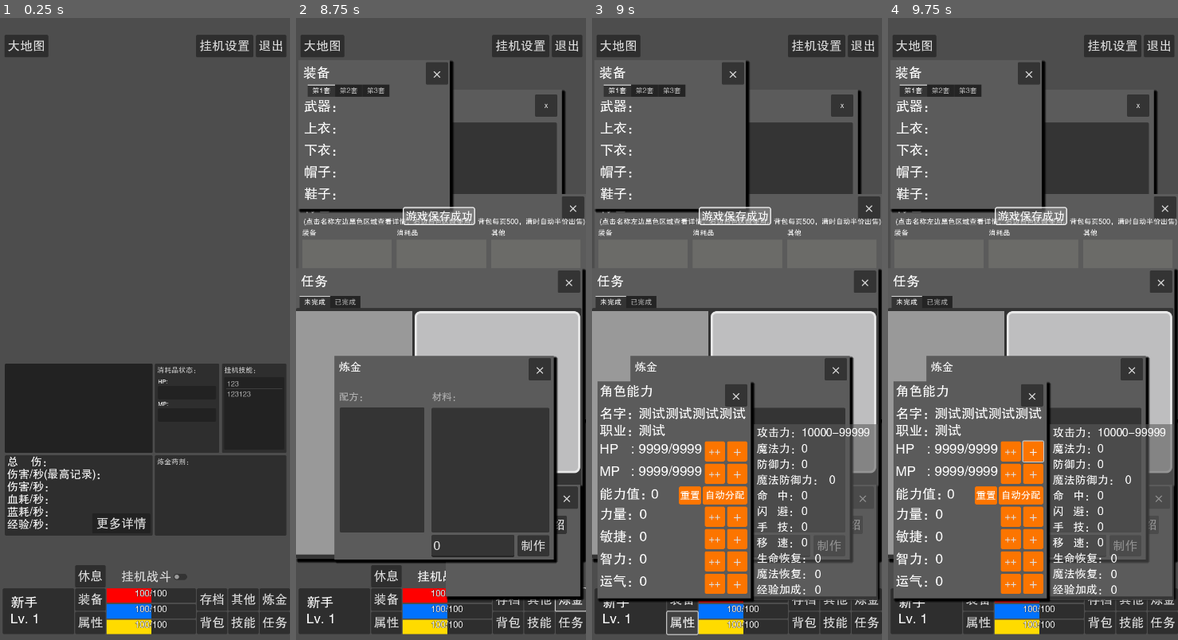
Above: before the commit, frames 1-4 (left to right).
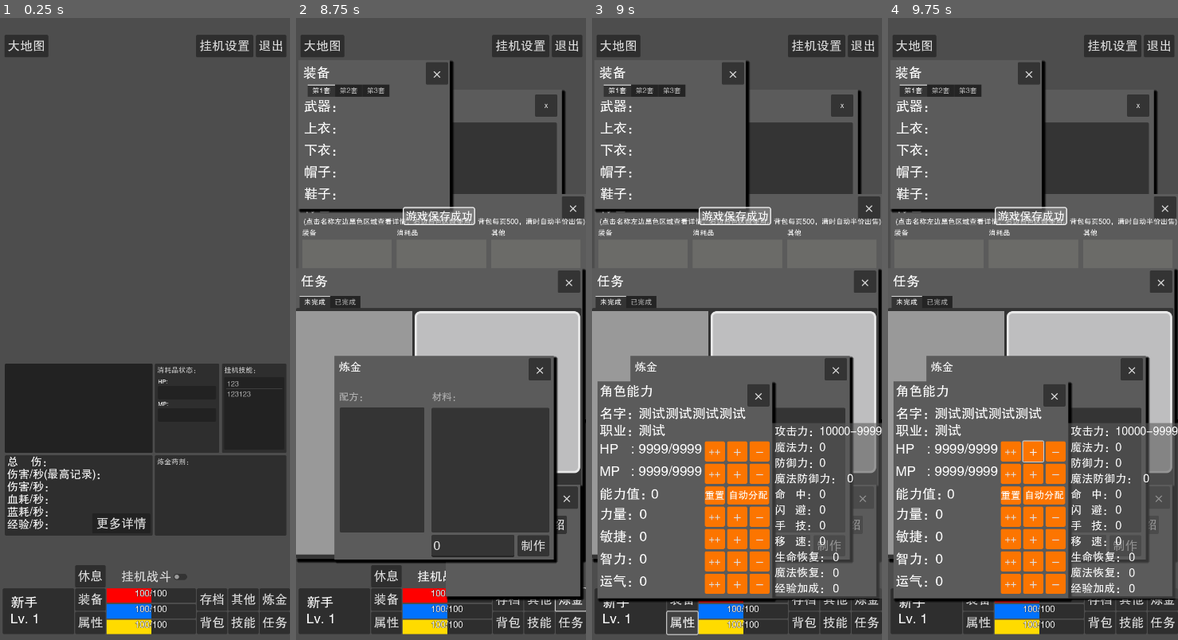
Above: after the commit, the same moments.

Repository: limingboGitHub/TextAdventure
Game: Godot game, scene res://src/scenes/game/world.tscn
Two runs of this game, one before a commit and one after it. Both use one fixed random seed, a clock stepped at 60 frames per second and the inputs below. This scene is started directly instead of the project's main scene.
Inputs:
- Up to frame 1 (0.25 s): no input
- Up to frame 2 (8.75 s): click "大地图" at 0.5 s; click "休息" at 1.25 s; click "挂机战斗" at 2 s; click "背包" at 2.75 s; click "装备" at 3.5 s; click "技能" at 4.25 s; click "任务" at 5 s; click "其他" at 5.75 s; click "存档" at 6.5 s; click "挂机设置" at 7.25 s; click "炼金" at 8 s
- Up to frame 3 (9 s): click "属性" at 8.75 s
- Up to frame 4 (9.75 s): click "+" at 9.5 s

Frames 1-2 are identical in both runs. In frame 3, 5.4% of the frame differs, in the area x 29-100%, y 58-94%; in frame 4, 5.4%.
Error in both runs: Attempt to call function 'get_as_text' in base 'null instance' on a null instance. (res://src/core/res_manager.gd:221)

Commit message:
feat: 人物属性调整新增减少按钮

Diff:
--- a/src/core/data_player.gd
+++ b/src/core/data_player.gd
@@ -325,19 +325,40 @@
 func alloc_ability(type: int,count: int):
 	if allot_point < count:
 		return
-	allot_point -= count
+
 	if type == 0:
+		# 如果是减少属性点，且属性点不够减，则退出
+		if count < 0 and attribute.ability_dic[ATTRIBUTE_ALLOC].hp + count < 0:
+			return
 		attribute.ability_dic[ATTRIBUTE_ALLOC].hp += count
 	elif type == 1:
+		# 如果是减少属性点，且属性点不够减，则退出
+		if count < 0 and attribute.ability_dic[ATTRIBUTE_ALLOC].mp + count < 0:
+			return
 		attribute.ability_dic[ATTRIBUTE_ALLOC].mp += count
 	elif type == 2:
+		# 如果是减少属性点，且属性点不够减，则退出
+		if count < 0 and attribute.ability_dic[ATTRIBUTE_ALLOC].power + count < 0:
+			return
 		attribute.ability_dic[ATTRIBUTE_ALLOC].power += count
 	elif type == 3:
+		# 如果是减少属性点，且属性点不够减，则退出
+		if count < 0 and attribute.ability_dic[ATTRIBUTE_ALLOC].agility + count < 0:
+			return
 		attribute.ability_dic[ATTRIBUTE_ALLOC].agility += count
 	elif type == 4:
+		# 如果是减少属性点，且属性点不够减，则退出
+		if count < 0 and attribute.ability_dic[ATTRIBUTE_ALLOC].intelligence + count < 0:
+			return
 		attribute.ability_dic[ATTRIBUTE_ALLOC].intelligence += count
 	elif type == 5:
+		# 如果是减少属性点，且属性点不够减，则退出
+		if count < 0 and attribute.ability_dic[ATTRIBUTE_ALLOC].luck + count < 0:
+			return
 		attribute.ability_dic[ATTRIBUTE_ALLOC].luck += count
+
+	allot_point -= count
+
 	attribute.update()
 
 
--- a/src/scenes/dialog/player_attri_dialog.gd
+++ b/src/scenes/dialog/player_attri_dialog.gd
@@ -180,3 +180,27 @@
 
 func _on_mpl_all_bt_pressed() -> void:
 	data_player.alloc_ability(1,data_player.allot_point)
+
+
+func _on_hp_reduce_bt_pressed() -> void:
+	data_player.alloc_ability(0,-1)
+
+
+func _on_mp_reduce_bt_pressed() -> void:
+	data_player.alloc_ability(1,-1)
+
+
+func _on_power_reduce_bt_pressed() -> void:
+	data_player.alloc_ability(2,-1)
+
+
+func _on_agility_reduce_bt_pressed() -> void:
+	data_player.alloc_ability(3,-1)
+
+
+func _on_intel_reduce_bt_pressed() -> void:
+	data_player.alloc_ability(4,-1)
+
+
+func _on_luck_reduce_bt_pressed() -> void:
+	data_player.alloc_ability(5,-1)
--- a/src/scenes/dialog/player_attri_dialog.tscn
+++ b/src/scenes/dialog/player_attri_dialog.tscn
@@ -33,10 +33,10 @@
 
 [node name="PlayerAttriDialog" type="Panel"]
 custom_minimum_size = Vector2(0, 485)
-offset_left = 10.0
-offset_top = 799.0
-offset_right = 353.0
-offset_bottom = 1284.0
+offset_left = 2.0
+offset_top = 798.0
+offset_right = 393.0
+offset_bottom = 1283.0
 theme_override_styles/panel = ExtResource("1_2paxl")
 script = ExtResource("1_rwbjo")
 
@@ -119,6 +119,17 @@
 theme_override_styles/normal = SubResource("StyleBoxFlat_40mwk")
 text = "+"
 
+[node name="HpReduceBt" type="Button" parent="Hp"]
+layout_mode = 0
+offset_left = 335.0
+offset_right = 380.0
+offset_bottom = 45.0
+theme_override_font_sizes/font_size = 30
+theme_override_styles/hover = SubResource("StyleBoxFlat_2qmf2")
+theme_override_styles/pressed = SubResource("StyleBoxFlat_cqxu2")
+theme_override_styles/normal = SubResource("StyleBoxFlat_40mwk")
+text = "-"
+
 [node name="HpAllBt" type="Button" parent="Hp"]
 layout_mode = 0
 offset_left = 235.0
@@ -177,6 +188,16 @@
 theme_override_styles/normal = SubResource("StyleBoxFlat_40mwk")
 text = "++"
 
+[node name="MpReduceBt" type="Button" parent="Mp"]
+offset_left = 335.0
+offset_right = 380.0
+offset_bottom = 45.0
+theme_override_font_sizes/font_size = 30
+theme_override_styles/hover = SubResource("StyleBoxFlat_2qmf2")
+theme_override_styles/pressed = SubResource("StyleBoxFlat_cqxu2")
+theme_override_styles/normal = SubResource("StyleBoxFlat_40mwk")
+text = "-"
+
 [node name="AllocPoint" type="Label" parent="."]
 layout_mode = 0
 offset_left = 5.0
@@ -196,8 +217,8 @@
 
 [node name="Button" type="Button" parent="AllocPoint"]
 layout_mode = 1
-offset_left = 230.0
-offset_right = 330.0
+offset_left = 285.0
+offset_right = 379.0
 offset_bottom = 40.0
 theme_override_colors/font_color = Color(1, 1, 1, 1)
 theme_override_font_sizes/font_size = 22
@@ -208,8 +229,8 @@
 
 [node name="ResetBt" type="Button" parent="AllocPoint"]
 layout_mode = 1
-offset_left = 177.0
-offset_right = 227.0
+offset_left = 235.0
+offset_right = 280.0
 offset_bottom = 40.0
 theme_override_colors/font_color = Color(1, 1, 1, 1)
 theme_override_font_sizes/font_size = 22
@@ -257,6 +278,16 @@
 theme_override_styles/normal = SubResource("StyleBoxFlat_40mwk")
 text = "++"
 
+[node name="PowerReduceBt" type="Button" parent="Power"]
+offset_left = 335.0
+offset_right = 380.0
+offset_bottom = 45.0
+theme_override_font_sizes/font_size = 30
+theme_override_styles/hover = SubResource("StyleBoxFlat_2qmf2")
+theme_override_styles/pressed = SubResource("StyleBoxFlat_cqxu2")
+theme_override_styles/normal = SubResource("StyleBoxFlat_40mwk")
+text = "-"
+
 [node name="Agility" type="Label" parent="."]
 layout_mode = 0
 offset_left = 5.0
@@ -296,6 +327,16 @@
 theme_override_styles/normal = SubResource("StyleBoxFlat_40mwk")
 text = "++"
 
+[node name="AgilityReduceBt" type="Button" parent="Agility"]
+offset_left = 335.0
+offset_right = 380.0
+offset_bottom = 45.0
+theme_override_font_sizes/font_size = 30
+theme_override_styles/hover = SubResource("StyleBoxFlat_2qmf2")
+theme_override_styles/pressed = SubResource("StyleBoxFlat_cqxu2")
+theme_override_styles/normal = SubResource("StyleBoxFlat_40mwk")
+text = "-"
+
 [node name="Intelligence" type="Label" parent="."]
 layout_mode = 0
 offset_left = 5.0
@@ -335,6 +376,16 @@
 theme_override_styles/normal = SubResource("StyleBoxFlat_40mwk")
 text = "++"
 
+[node name="IntelReduceBt" type="Button" parent="Intelligence"]
+offset_left = 335.0
+offset_right = 380.0
+offset_bottom = 45.0
+theme_override_font_sizes/font_size = 30
+theme_override_styles/hover = SubResource("StyleBoxFlat_2qmf2")
+theme_override_styles/pressed = SubResource("StyleBoxFlat_cqxu2")
+theme_override_styles/normal = SubResource("StyleBoxFlat_40mwk")
+text = "-"
+
 [node name="Luck" type="Label" parent="."]
 layout_mode = 0
 offset_left = 5.0
@@ -374,12 +425,22 @@
 theme_override_styles/normal = SubResource("StyleBoxFlat_40mwk")
 text = "++"
 
+[node name="LuckReduceBt" type="Button" parent="Luck"]
+offset_left = 335.0
+offset_right = 380.0
+offset_bottom = 45.0
+theme_override_font_sizes/font_size = 30
+theme_override_styles/hover = SubResource("StyleBoxFlat_2qmf2")
+theme_override_styles/pressed = SubResource("StyleBoxFlat_cqxu2")
+theme_override_styles/normal = SubResource("StyleBoxFlat_40mwk")
+text = "-"
+
 [node name="Details" type="Panel" parent="."]
 layout_mode = 0
-offset_left = 350.0
-offset_top = 96.0
-offset_right = 627.0
-offset_bottom = 489.0
+offset_left = 390.0
+offset_top = 93.0
+offset_right = 643.0
+offset_bottom = 486.0
 theme_override_styles/panel = SubResource("StyleBoxFlat_isblt")
 
 [node name="Attack" type="Label" parent="Details"]
@@ -394,7 +455,7 @@
 [node name="Label" type="Label" parent="Details/Attack"]
 layout_mode = 0
 offset_left = 100.0
-offset_right = 251.0
+offset_right = 237.0
 offset_bottom = 42.0
 theme = ExtResource("4_d51le")
 text = "10000-99999"
@@ -411,7 +472,7 @@
 [node name="Label" type="Label" parent="Details/Magic"]
 layout_mode = 0
 offset_left = 100.0
-offset_right = 220.0
+offset_right = 237.0
 offset_bottom = 42.0
 theme = ExtResource("4_d51le")
 text = "0"
@@ -580,23 +641,29 @@
 
 [node name="CloseButton" parent="." instance=ExtResource("5_78p0c")]
 layout_mode = 0
-offset_left = 285.0
+offset_left = 335.0
 offset_top = 6.0
-offset_right = 335.0
+offset_right = 385.0
 offset_bottom = 56.0
 
 [connection signal="pressed" from="Hp/Button" to="." method="_on_hp_button_pressed"]
+[connection signal="pressed" from="Hp/HpReduceBt" to="." method="_on_hp_reduce_bt_pressed"]
 [connection signal="pressed" from="Hp/HpAllBt" to="." method="_on_hp_all_bt_pressed"]
 [connection signal="pressed" from="Mp/Button" to="." method="_on_mp_button_pressed"]
 [connection signal="pressed" from="Mp/MplAllBt" to="." method="_on_mpl_all_bt_pressed"]
+[connection signal="pressed" from="Mp/MpReduceBt" to="." method="_on_mp_reduce_bt_pressed"]
 [connection signal="pressed" from="AllocPoint/Button" to="." method="_on_auto_alloc_button_pressed"]
 [connection signal="pressed" from="AllocPoint/ResetBt" to="." method="_on_reset_bt_pressed"]
 [connection signal="pressed" from="Power/Button" to="." method="_on_power_button_pressed"]
 [connection signal="pressed" from="Power/PowerAllBt" to="." method="_on_power_all_bt_pressed"]
+[connection signal="pressed" from="Power/PowerReduceBt" to="." method="_on_power_reduce_bt_pressed"]
 [connection signal="pressed" from="Agility/Button" to="." method="_on_agility_button_pressed"]
 [connection signal="pressed" from="Agility/AgilityAllBt" to="." method="_on_agility_all_bt_pressed"]
+[connection signal="pressed" from="Agility/AgilityReduceBt" to="." method="_on_agility_reduce_bt_pressed"]
 [connection signal="pressed" from="Intelligence/Button" to="." method="_on_intelligence_button_pressed"]
 [connection signal="pressed" from="Intelligence/IntelAllBt" to="." method="_on_intel_all_bt_pressed"]
+[connection signal="pressed" from="Intelligence/IntelReduceBt" to="." method="_on_intel_reduce_bt_pressed"]
 [connection signal="pressed" from="Luck/Button" to="." method="_on_luck_button_pressed"]
 [connection signal="pressed" from="Luck/LuckAllBt" to="." method="_on_luck_all_bt_pressed"]
+[connection signal="pressed" from="Luck/LuckReduceBt" to="." method="_on_luck_reduce_bt_pressed"]
 [connection signal="pressed" from="CloseButton" to="." method="_on_close_button_pressed"]
--- a/src/scenes/game/world.tscn
+++ b/src/scenes/game/world.tscn
@@ -404,7 +404,7 @@
 layout_mode = 0
 offset_left = 12.0
 offset_top = 820.0
-offset_right = 355.0
+offset_right = 403.0
 offset_bottom = 1305.0
 
 [node name="BagDialog" parent="CanvasLayer/UI/Dialog" instance=ExtResource("7_8gm2p")]
